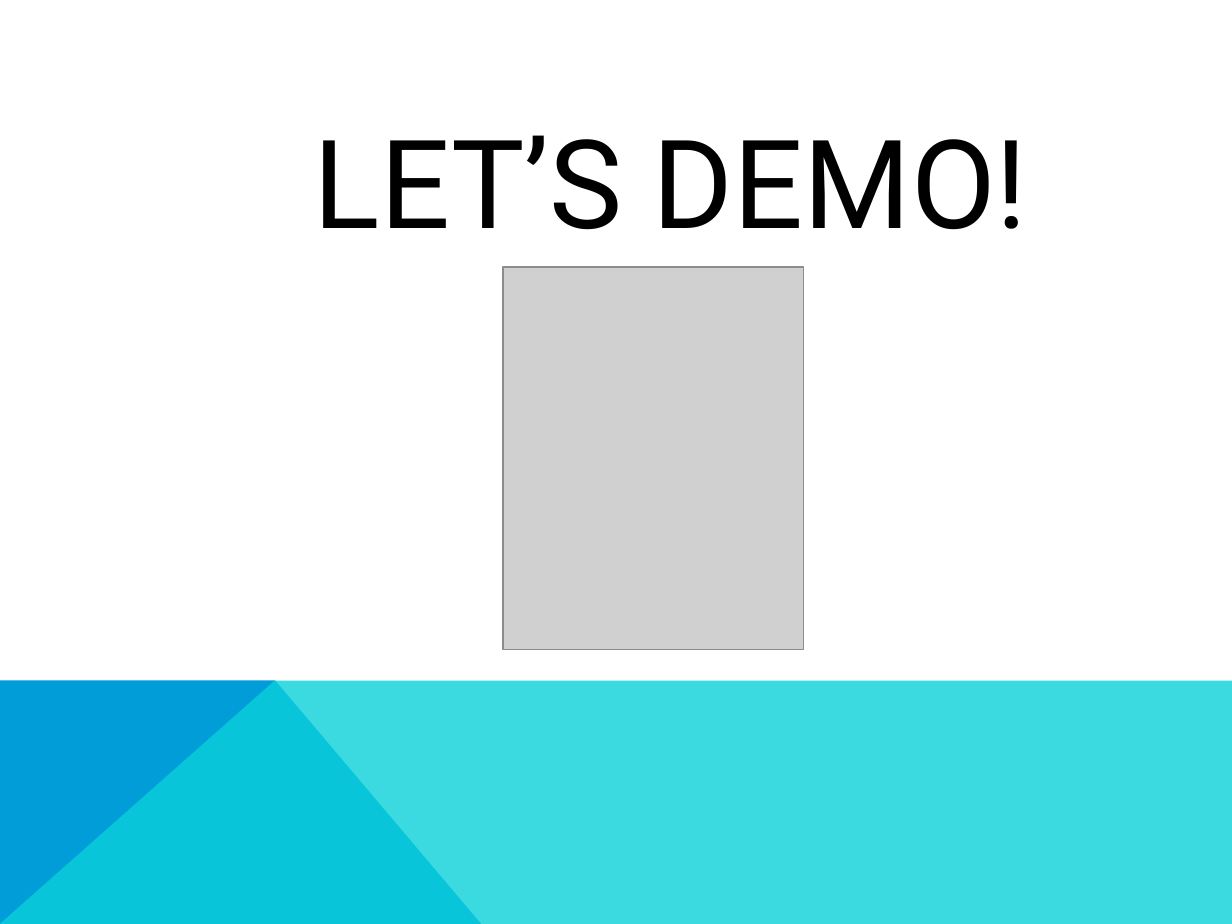
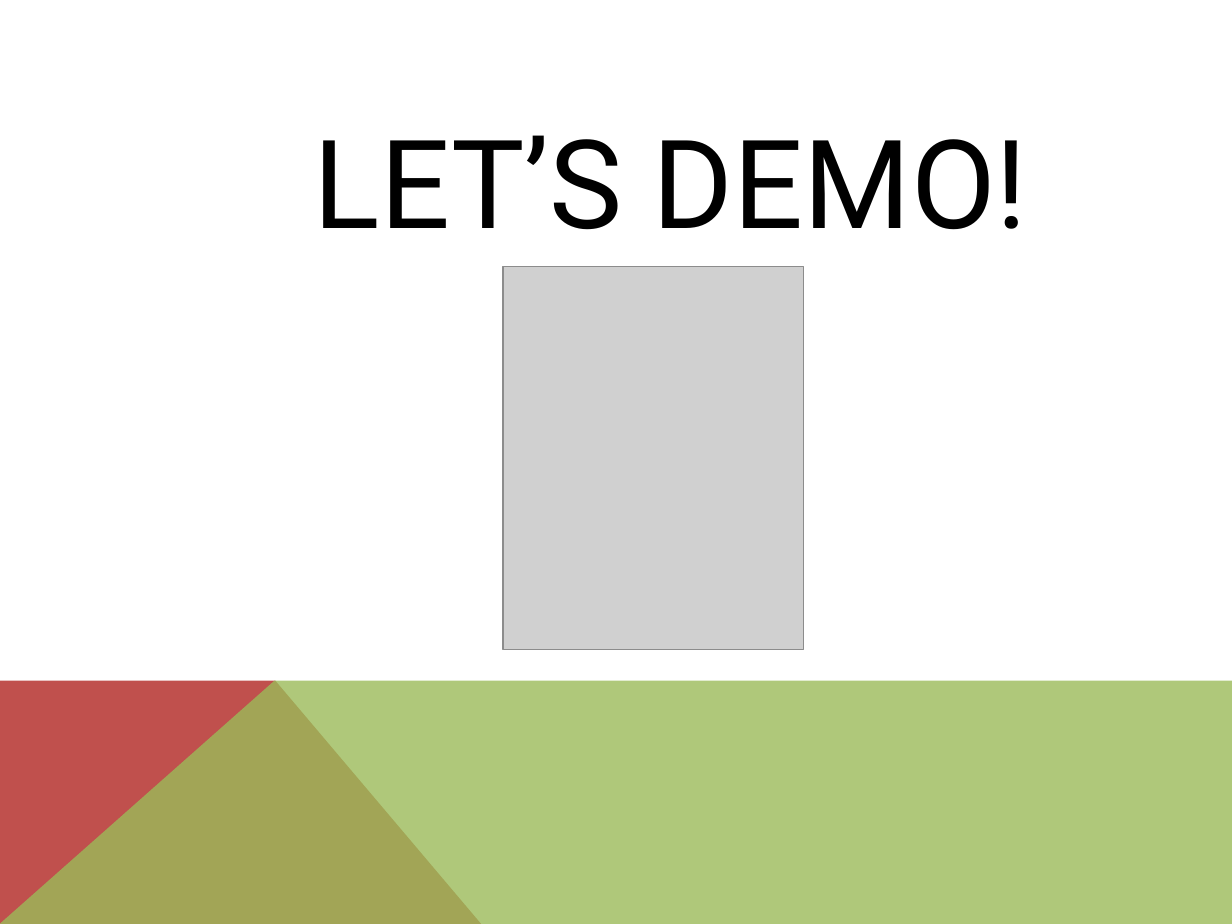
Before and after one commit to UMBC-CMSC447/Section-1-Team-3, a slide deck: slide 5 of Spiral_2_Documentation/Presentation_S2.pptx. Drawn at 1232x924 pixels with LibreOffice and Linux fonts; fonts in the diff are those of the drawing; grey boxes stand for pictures. Boxes give left, top, right and bottom in pixels: in the first picture for what was removed or moved away, otherwise in the second. Text is boxed around its words. In the diff, an @@ line names an element or a change of style, - is before the commit and + after.

```diff
--- a/Spiral_2_Documentation/Presentation_S2.pptx
+++ b/Spiral_2_Documentation/Presentation_S2.pptx
@@ freeform shape at [0,680,482,924]: fill #009DD9 to #C0504D @@
@@ freeform shape at [0,680,1232,924]: fill #0BD0D9 at 80% opacity to #9BBB59 at 80% opacity @@
```
Also in this commit, not shown: 3 other slides changed, 1 slide added, 1 slide removed.
